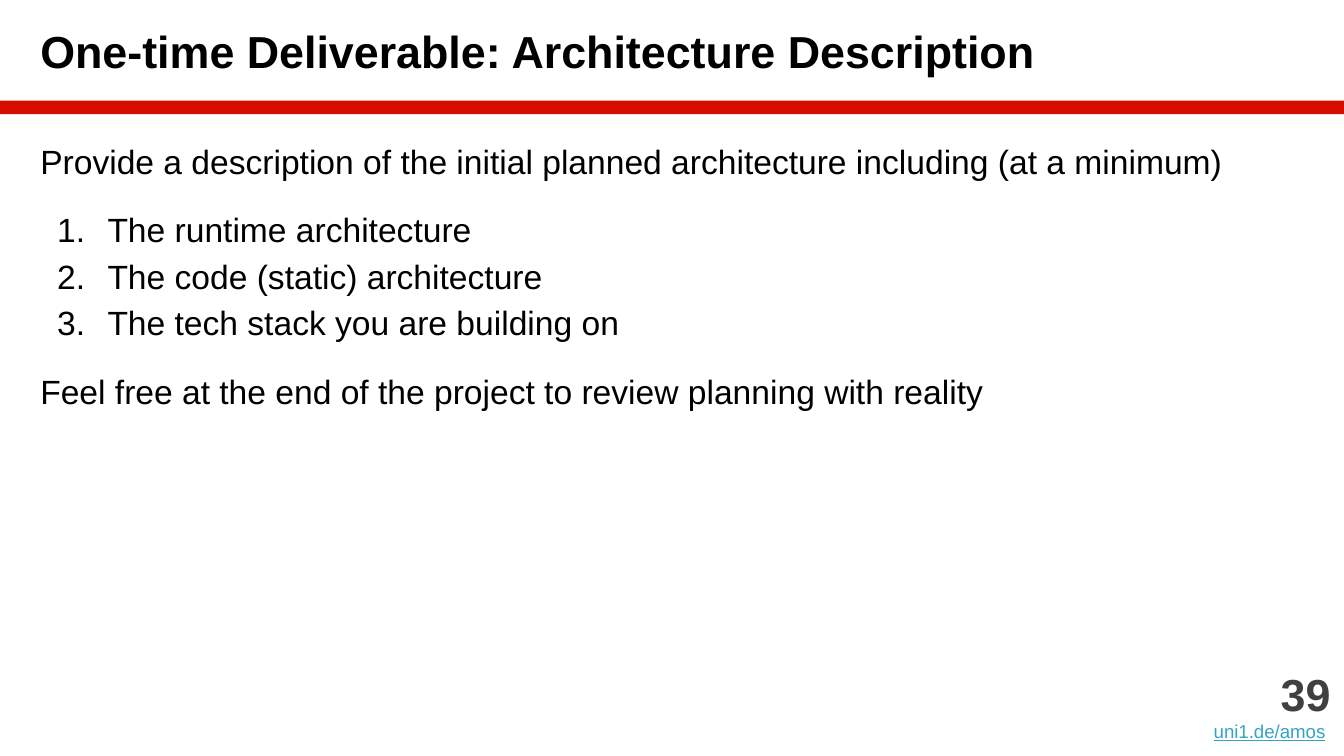
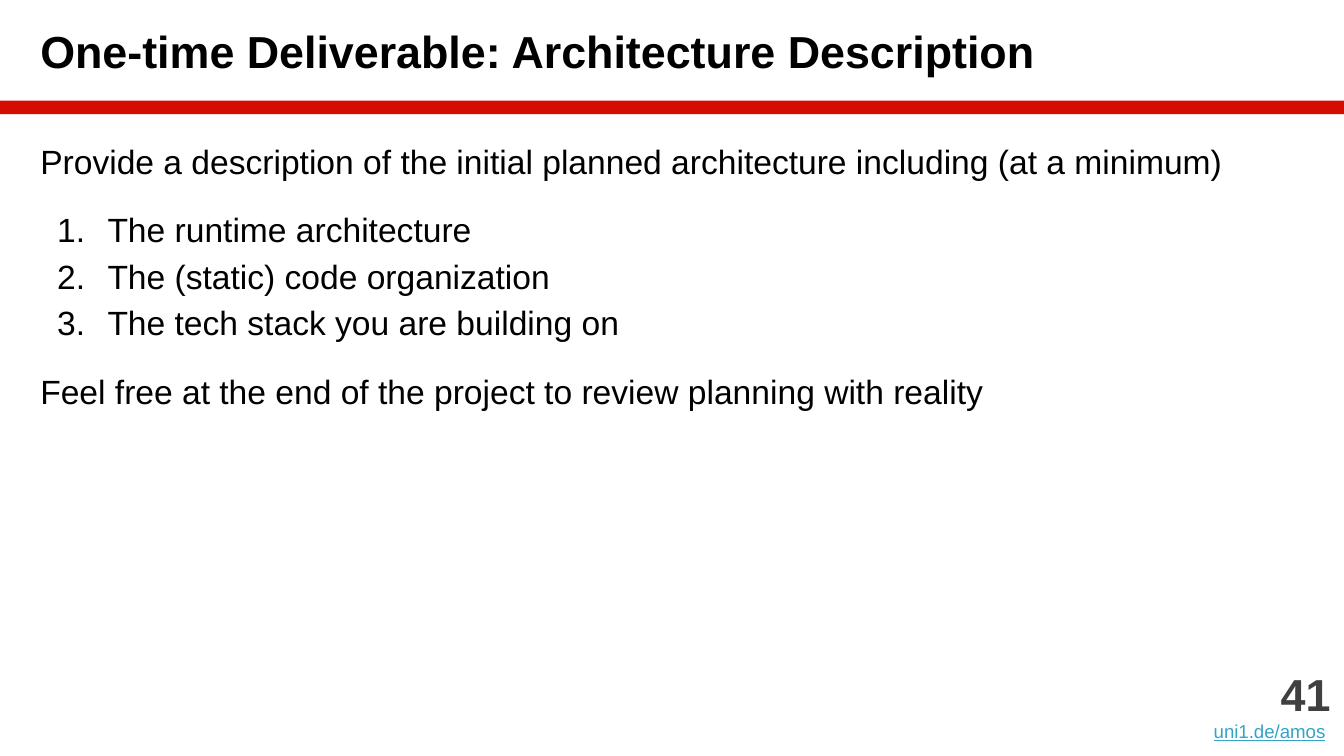
Before and after one commit to dirkriehle/amos-course, a slide deck: slide 41 of Lecture slides/AMOS B02 - Scrum and AMOS.pptx (slide 39 before the commit). Drawn at 1344x756 pixels with LibreOffice and Linux fonts; fonts in the diff are those of the drawing. Boxes give left, top, right and bottom in pixels: in the first picture for what was removed or moved away, otherwise in the second. Text is boxed around its words. In the diff, an @@ line names an element or a change of style, - is before the commit and + after.

```diff
--- a/Lecture slides/AMOS B02 - Scrum and AMOS.pptx
+++ b/Lecture slides/AMOS B02 - Scrum and AMOS.pptx
@@ text at bbox=[108, 264, 550, 295]: text changed @@
-2. The code (static) architecture
+2. The (static) code organization
@@ text at bbox=[1281, 680, 1331, 711]: text changed @@
-39
+41
```
Also in this commit, not shown: 1 other slide changed, 2 slides added, 14 other files.
